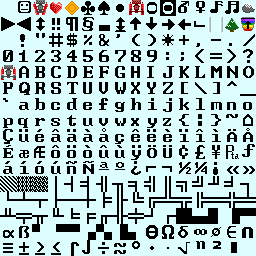
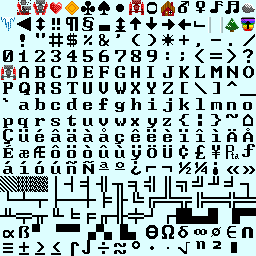
Before/after of a 256 x 256 layered artwork. What changed in the layer stack:
added layer "spikes" above "house" over (1, 17, 15, 31)
added layer "house" above "dead" over (160, 0, 176, 16)
added layer "dead" above "ramp" over (17, 0, 31, 15)
